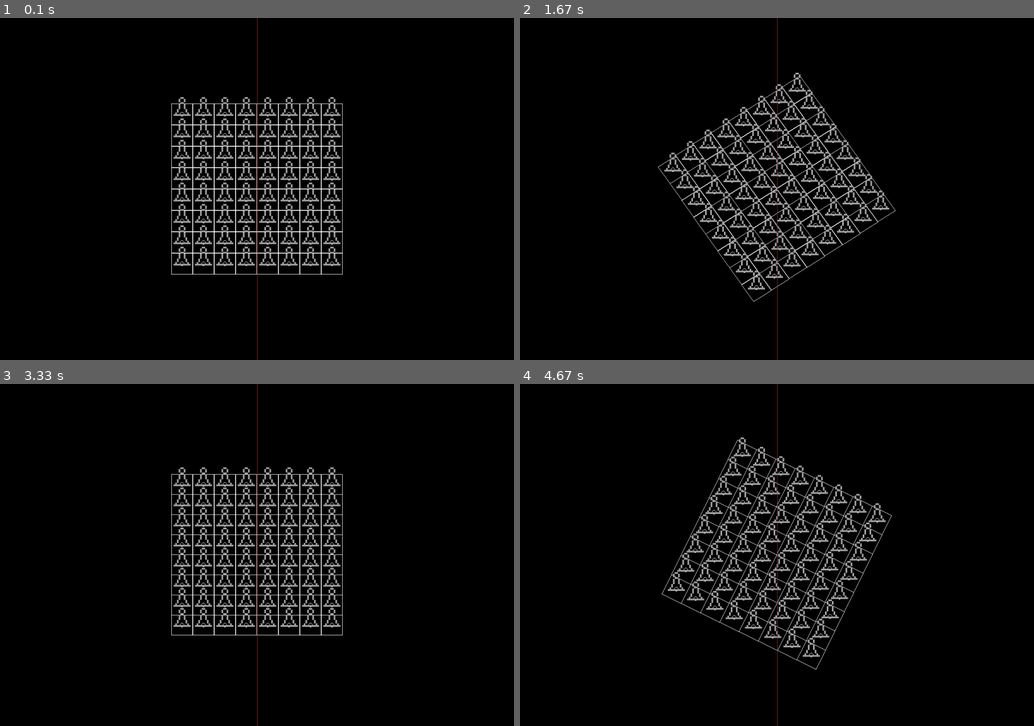
Above: before the commit, frames 1-4 (two rows, left to right).
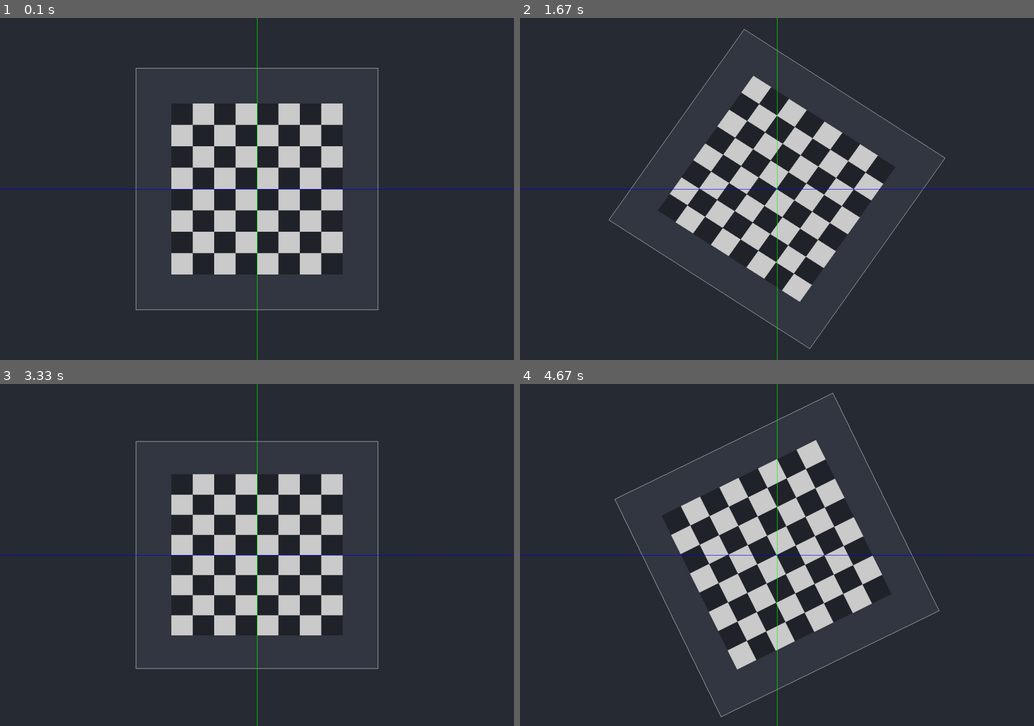
Above: after the commit, the same moments.

Repository: SlavaSlavyan/Chess-isometry
Game: pygame game, started from Chess.py
Same seed, same stepped clock (60 frames per second), same inputs: the game is played once before the commit and once after it.
Inputs (mouse positions are in pixels of both pictures, inside the frame that each line leads up to):
- Up to frame 1 (0.1 s): no input
- Up to frame 2 (1.67 s): hold Right 0.33-0.8 s; move the mouse to (756, 202) at 0.37 s; hold Up 0.83-1.13 s; hold Right 1.17-1.63 s
- Up to frame 3 (3.33 s): hold Left 1.67-2.2 s; hold Down 2.23-2.53 s; hold Left 2.57-2.97 s; hold Up from 3 s (still down)
- Up to frame 4 (4.67 s): release Up at 3.37 s; hold Right 3.4-4.03 s; hold Down 4.07-4.43 s; hold Left from 4.47 s (still down)

The runs differ from the first frame. In frame 1, 99% of the frame differs, in the area x 0-100%, y 0-100%; in frame 2, 99%; in frame 3, 99%; in frame 4, 99%.

Commit message:
0.1.0
Создал доску и подготавливаю спрайты. Так же сделал хоть и небольшой, но дизайн.

Diff:
--- a/data/config.json
+++ b/data/config.json
@@ -4,5 +4,7 @@
         1200,
         800
     ],
-    "them": "base"
+    "them": "base",
+    "zoom": 1,
+    "f3": true
 }
--- a/data/them/base.json
+++ b/data/them/base.json
@@ -1,3 +1,8 @@
 {
-
+    "Game":{
+        "bg":[40,44,52],
+        "dark_cell":[33,37,43],
+        "light_cell":[204,204,204],
+        "chessboard":[51,56,66]
+    }
 }
--- a/display/Game.py
+++ b/display/Game.py
@@ -5,23 +5,41 @@
 
     def __init__(self,m):
 
-        self.rotate = [0,90]
-
-        self.test_img = pygame.image.load('data\\assets\\test-pawn.png')
+        self.rotate = [0,-90]
 
     def main(self,m):
 
-        self.center_test(m)
+        m.Disp.screen.fill(m.Disp.colors['Game']['bg'])
 
-        pygame.draw.line(m.Disp.screen,(255,0,0),(m.Disp.width//2,0),(m.Disp.width//2,m.Disp.height))
+        self.chessboard(m)
+        self.cells(m)
 
-    def center_test(self,m):
+        pygame.draw.line(m.Disp.screen,(0,255,0),(m.Disp.width//2,0),(m.Disp.width//2,m.Disp.height))
+        pygame.draw.line(m.Disp.screen,(0,0,255),(0,m.Disp.height//2),(m.Disp.width,m.Disp.height//2))
+
+    def chessboard(self,m):
+
+        z = m.config['zoom']
+
+        points = []
+
+        for pos in range(4):
+            points.append((m.Disp.width//2 + math.cos(math.pi*(self.rotate[0]+45)/180+math.pi/2*pos)*400*z,
+                          m.Disp.height//2 + math.sin(math.pi*(self.rotate[0]+45)/180+math.pi/2*pos)*math.sin(math.pi*self.rotate[1]/180)*400*z))
+
+        pygame.draw.polygon(m.Disp.screen,m.Disp.colors['Game']['chessboard'],points)
+        pygame.draw.polygon(m.Disp.screen,m.Disp.colors['Game']['light_cell'],points,1)
+
+    def cells(self,m):
+
+        z = m.config['zoom']
 
         for y in range(8):
             for x in range(8):
 
-                offset_x = x * 50 - 175
-                offset_y = y * 50 - 175
+
+                offset_x = x * 50*z - 175*z
+                offset_y = y * 50*z - 175*z
 
                 rotated_x = offset_x * math.cos(math.pi*self.rotate[0]/180) - offset_y * math.sin(math.pi*self.rotate[0]/180)
                 rotated_y = (offset_x * math.sin(math.pi*self.rotate[0]/180) + offset_y * math.cos(math.pi*self.rotate[0]/180))*math.sin(math.pi*self.rotate[1]/180)
@@ -29,20 +47,22 @@
                 draw_x = int(m.Disp.width//2 + rotated_x)
                 draw_y = int(m.Disp.height//2 + rotated_y)
 
-                pygame.draw.circle(m.Disp.screen,(255,255,255),(draw_x, draw_y), 5, 1)
+                self.cell(m,(draw_x,draw_y),(x,y))
 
-                self.test(m,(draw_x, draw_y))
+    def cell(self,m,position,selected_cell):
 
-    def test(self,m,center):
+        z = m.config['zoom']
 
         points = []
 
-        size = 50/(math.pi/2.2)
+        size = 50/(math.pi/2.2)*z
 
         for pos in range(4):
-            points.append((center[0] + math.cos(math.pi*(self.rotate[0]+45)/180+math.pi/2*pos)*size,center[1] + math.sin(math.pi*(self.rotate[0]+45)/180+math.pi/2*pos)*math.sin(math.pi*self.rotate[1]/180)*size))
+            points.append((position[0] + math.cos(math.pi*(self.rotate[0]+45)/180+math.pi/2*pos)*size,position[1] + math.sin(math.pi*(self.rotate[0]+45)/180+math.pi/2*pos)*math.sin(math.pi*self.rotate[1]/180)*size))
 
-        pygame.draw.polygon(m.Disp.screen,(255,255,255),points,1)
+        if (selected_cell[0]+selected_cell[1])%2 == 0:
+            color = m.Disp.colors['Game']['light_cell']
+        else:
+            color = m.Disp.colors['Game']['dark_cell']
 
-        img = self.test_img.get_size()
-        m.Disp.screen.blit(self.test_img, (center[0] - img[0]//2,center[1] - img[1]/1.25))
+        pygame.draw.polygon(m.Disp.screen,color,points)
--- /dev/null
+++ b/display/Test.py
@@ -0,0 +1,48 @@
+import pygame
+import math
+
+class Game:
+
+    def __init__(self,m):
+
+        self.rotate = [0,90]
+
+        self.test_img = pygame.image.load('data\\assets\\test-pawn.png')
+
+    def main(self,m):
+
+        self.center_test(m)
+
+        pygame.draw.line(m.Disp.screen,(255,0,0),(m.Disp.width//2,0),(m.Disp.width//2,m.Disp.height))
+
+    def center_test(self,m):
+
+        for y in range(8):
+            for x in range(8):
+
+                offset_x = x * 50 - 175
+                offset_y = y * 50 - 175
+
+                rotated_x = offset_x * math.cos(math.pi*self.rotate[0]/180) - offset_y * math.sin(math.pi*self.rotate[0]/180)
+                rotated_y = (offset_x * math.sin(math.pi*self.rotate[0]/180) + offset_y * math.cos(math.pi*self.rotate[0]/180))*math.sin(math.pi*self.rotate[1]/180)
+
+                draw_x = int(m.Disp.width//2 + rotated_x)
+                draw_y = int(m.Disp.height//2 + rotated_y)
+
+                pygame.draw.circle(m.Disp.screen,(255,255,255),(draw_x, draw_y), 5, 1)
+
+                self.test(m,(draw_x, draw_y))
+
+    def test(self,m,center):
+
+        points = []
+
+        size = 50/(math.pi/2.2)
+
+        for pos in range(4):
+            points.append((center[0] + math.cos(math.pi*(self.rotate[0]+45)/180+math.pi/2*pos)*size,center[1] + math.sin(math.pi*(self.rotate[0]+45)/180+math.pi/2*pos)*math.sin(math.pi*self.rotate[1]/180)*size))
+
+        pygame.draw.polygon(m.Disp.screen,(255,255,255),points,1)
+
+        img = self.test_img.get_size()
+        m.Disp.screen.blit(self.test_img, (center[0] - img[0]//2,center[1] - img[1]/1.25))
--- a/display/main.py
+++ b/display/main.py
@@ -22,7 +22,6 @@
         self.fps = self.clock.get_fps()
         self.width, self.height = self.screen.get_size()
 
-        self.screen.fill((0,0,0))
         self.Game.main(m)
 
     def reload_screen_mode(self,m):
--- a/function/Game.py
+++ b/function/Game.py
@@ -4,20 +4,16 @@
 
     def __init__(self,m):
 
-        self.new_rotate = [0,0]
-
-    def main(self,m):
-        pass
-
-    #def mouse_input(self,m):
-    #    if m.PI.MI.mouse['rt']:
-    #        self.new_rotate = [
-    #            m.PI.MI.last_mouse_pos[0] - m.PI.MI.mouse_pos[0],
-    #            m.PI.MI.last_mouse_pos[1] - m.PI.MI.mouse_pos[1]
-    #        ]
-    #    elif self.new_rotate != [0,0]:
-    #       m.Disp.Game.rotate = [m.Disp.Game.rotate[0]-self.new_rotate[0],m.Disp.Game.rotate[1]-self.new_rotate[1]]
-    #        self.new_rotate = [0,0]
+        self.cells = {
+            "a":[20,10,0,0,0,0,11,21],
+            "b":[30,10,0,0,0,0,11,31],
+            "c":[40,10,0,0,0,0,11,41],
+            "d":[50,10,0,0,0,0,11,51],
+            "e":[60,10,0,0,0,0,11,61],
+            "f":[40,10,0,0,0,0,11,41],
+            "g":[30,10,0,0,0,0,11,31],
+            "h":[20,10,0,0,0,0,11,21]
+        }
 
     def key_input(self,m):
 
--- a/function/KeyInput.py
+++ b/function/KeyInput.py
@@ -5,10 +5,16 @@
     def __init__(self,m):
 
         self.keys = {
-            "up":{"id":pygame.K_UP,"value":False},
-            "down":{"id":pygame.K_DOWN,"value":False},
-            "left":{"id":pygame.K_LEFT,"value":False},
-            "right":{"id":pygame.K_RIGHT,"value":False}
+            "up":{"id":pygame.K_UP,"value":False,"press":False,"release":False},
+            "down":{"id":pygame.K_DOWN,"value":False,"press":False,"release":False},
+            "left":{"id":pygame.K_LEFT,"value":False,"press":False,"release":False},
+            "right":{"id":pygame.K_RIGHT,"value":False,"press":False,"release":False},
+            "w":{"id":pygame.K_w,"value":False,"press":False,"release":False},
+            "s":{"id":pygame.K_s,"value":False,"press":False,"release":False},
+            "a":{"id":pygame.K_a,"value":False,"press":False,"release":False},
+            "d":{"id":pygame.K_d,"value":False,"press":False,"release":False},
+            "f3":{"id":pygame.K_F3,"value":False,"press":False,"release":False},
+            "f11":{"id":pygame.K_F11,"value":False,"press":False,"release":False}
         }
 
     def main(self,m,event):
@@ -19,8 +25,10 @@
 
                 if event.key == key['id']:
                     key['value'] = True
+                    key['press'] = True
 
             if event.type == pygame.KEYUP:
 
                 if event.key == key['id']:
                     key['value'] = False
+                    key['release'] = True
--- a/function/MouseInput.py
+++ b/function/MouseInput.py
@@ -40,6 +40,14 @@
                 self.mouse['rt'] = False
                 self.mouse_release['rt'] = True
 
+        if event.type == pygame.MOUSEWHEEL:
+
+            if event.y > 0:
+                m.config['zoom'] += 0.1
+
+            if event.y < 0:
+                m.config['zoom'] -= 0.1
+
     def update(self,m):
 
         self.mouse_click = {'lt':False,'rt':False}
--- a/function/main.py
+++ b/function/main.py
@@ -12,6 +12,7 @@
         pygame.init()
 
         self.JsonManager = JsonManager(self)
+
         self.Disp = Display(self)
         self.PI = PlayerInput(self)
 
Binary file added: data/assets/black_bishop.png
Binary file added: data/assets/black_king.png
Binary file added: data/assets/black_knight.png
Binary file added: data/assets/black_pawn.png
Binary file added: data/assets/black_queen.png
Binary file added: data/assets/black_rook.png
Binary file removed: data/assets/test-pawn.png
Binary file added: data/assets/white_bishop.png
Binary file added: data/assets/white_king.png
Binary file added: data/assets/white_knight.png
Binary file added: data/assets/white_pawn.png
Binary file added: data/assets/white_queen.png
(and 1 more such lines)
